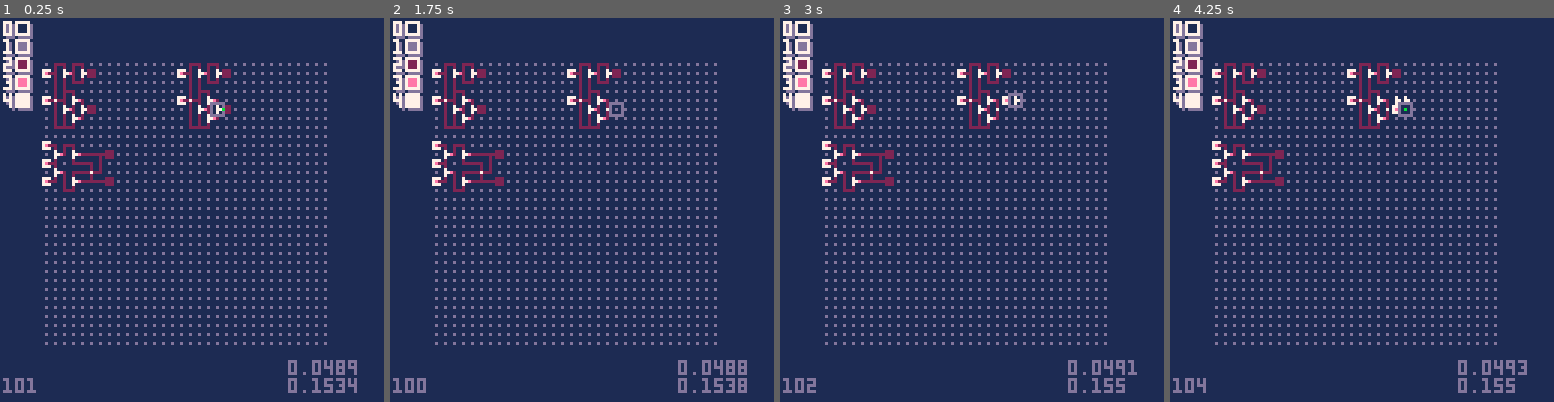
Above: before the commit, frames 1-4 (left to right).
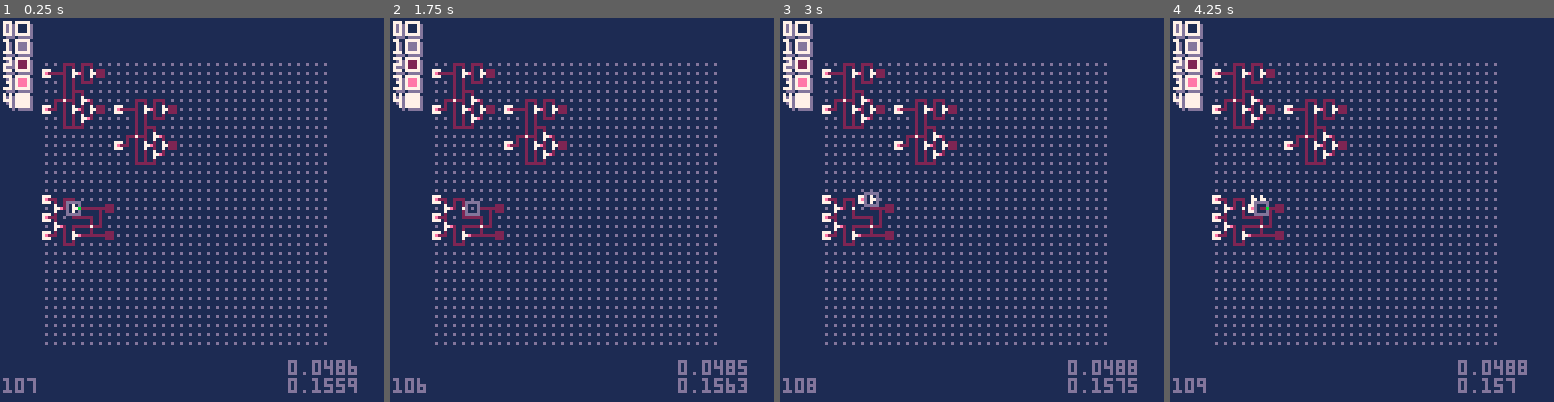
Above: after the commit, the same moments.

Repository: SestrenExsis/NANDGate
Game: PICO-8 cartridge nandgate.p8
The game is run twice, just before and just after one commit, with the same random seed, the same clock (stepped at 60 frames per second) and the same inputs.
Inputs:
- Up to frame 1 (0.25 s): no input
- Up to frame 2 (1.75 s): tap X (X key) at 0.33, 1.07 s; tap O (Z key) at 0.7, 1.7 s; hold Right from 1.6 s (still down)
- Up to frame 3 (3 s): tap X (X key) at 1.85, 2.97 s; release Right at 2.1 s; tap O (Z key) at 2.1, 2.5, 2.9 s; hold Up 2.15-2.42 s; hold Right from 2.47 s (still down)
- Up to frame 4 (4.25 s): release Right at 3.03 s; hold Left 3.08-3.58 s; tap O (Z key) at 3.3, 3.7, 4.1 s; hold Down 3.63-3.97 s; hold Right from 4.02 s (still down); tap X (X key) at 4.08 s

The runs differ from the first frame. In frame 1, 4.7% of the frame differs, in the area x 7-93%, y 11-98%; in frame 2, 4.6%; in frame 3, 4.8%; in frame 4, 4.8%.

Commit message:
Add ability to make SR flip-flops

Diff:
--- a/nandgate.p8
+++ b/nandgate.p8
@@ -284,12 +284,15 @@
 	_gy+=b*dy
 end
 
-function makehalfadder()
+function makehalfadder(x,y)
 	local msg="-- half adder"
 	printh(msg,_cart,true)
+	_setx(x)
+	_sety(y)
 	_move(2,1)
 	_make(2) -- flip
 	_fuse(6)
+	_fuse(6)
 	_push()
 	_fuse(8)
 	_fuse(6)
@@ -326,8 +329,11 @@
 	_fuse(8)
 	_make(3) -- nand
 	_pull()
-	_move(4,1)
+	_move(4,2)
+	_move(2,1)
 	_make(2) -- flip
+	_fuse(6)
+	_fuse(8)
 	_fuse(6)
 	_fuse(6)
 	_push()
@@ -352,6 +358,66 @@
 	_pull()
 	_fuse(2)
 	_fuse(6)
+	_fuse(8)
+end
+
+function makesrflipflop(x,y)
+	local msg="-- sr flip flop"
+	printh(msg,_cart,true)
+	_setx(x)
+	_sety(y)
+	_push()
+	_make(2) -- flip
+	_fuse(6)
+	_fuse(2)
+	_make(3) -- nand
+	_fuse(6)
+	_fuse(8)
+	_fuse(6)
+	_fuse(2)
+	_make(3) -- nand
+	_fuse(6)
+	_fuse(6)
+	_fuse(6)
+	_fuse(6)
+	_make(5) -- lamp
+	_move(4,1)
+	_fuse(2)
+	_fuse(2)
+	_fuse(4)
+	_make(4) -- feed
+	_fuse(4)
+	_fuse(4)
+	_fuse(2)
+	_pull()
+	_move(2,2)
+	_make(2) -- flip
+	_fuse(6)
+	_fuse(8)
+	_move(2,1)
+	_fuse(2)
+	_make(3) -- nand
+	_move(1,1)
+	_make(2) -- flip
+	_fuse(6)
+	_fuse(8)
+	_fuse(6)
+	_fuse(2)
+	_fuse(2)
+	_fuse(6)
+	_fuse(8)
+	_make(3) -- nand
+	_fuse(6)
+	_fuse(6)
+	_push()
+	_fuse(6)
+	_fuse(6)
+	_make(5) -- lamp
+	_pull()
+	_fuse(8)
+	_fuse(8)
+	_fuse(4)
+	_fuse(4)
 	_fuse(8)
 end
 
@@ -364,58 +430,9 @@
 	_gy=1
 	_stk={}
 	-- add starting devices
-	_setx(1)
-	_sety(1)
-	makehalfadder()
-	_setx(16)
-	_sety(1)
-	makehalfadder()
-	printh("-- sr flip flop",_cart)
-	addflip(_grid,1,10)
-	addflip(_grid,1,12)
-	addflip(_grid,1,14)
-	addnand(_grid,2,11)
-	addnand(_grid,2,13)
-	addnand(_grid,4,11)
-	addnand(_grid,4,14)
-	addfeed(_grid,6,13)
-	connect(_grid,1,10,2,10)
-	connect(_grid,2,10,2,11)
-	connect(_grid,1,12,2,12)
-	connect(_grid,2,12,2,11)
-	connect(_grid,2,12,2,13)
-	connect(_grid,1,14,2,14)
-	connect(_grid,2,14,2,13)
-	connect(_grid,2,13,3,13)
-	connect(_grid,3,13,3,14)
-	connect(_grid,3,14,3,15)
-	connect(_grid,3,15,4,15)
-	connect(_grid,4,15,4,14)
-	connect(_grid,4,14,5,14)
-	connect(_grid,5,14,6,14)
-	connect(_grid,6,14,7,14)
-	connect(_grid,7,14,8,14)
-	connect(_grid,6,14,6,13)
-	connect(_grid,6,13,6,12)
-	connect(_grid,6,12,5,12)
-	connect(_grid,5,12,4,12)
-	connect(_grid,4,12,4,11)
-	connect(_grid,2,11,3,11)
-	connect(_grid,3,11,3,10)
-	connect(_grid,3,10,4,10)
-	connect(_grid,4,10,4,11)
-	connect(_grid,4,11,5,11)
-	connect(_grid,5,11,6,11)
-	connect(_grid,6,11,7,11)
-	connect(_grid,7,11,8,11)
-	connect(_grid,7,11,7,12)
-	connect(_grid,7,12,7,13)
-	connect(_grid,7,13,6,13)
-	connect(_grid,6,13,5,13)
-	connect(_grid,5,13,4,13)
-	connect(_grid,4,13,4,14)
-	addlamp(_grid,8,11)
-	addlamp(_grid,8,14)
+	makehalfadder(1,1)
+	makehalfadder(9,5)
+	makesrflipflop(1,16)
 	printh("-- interactive",_cart)
 	-- alter color palette
 	_pals={
